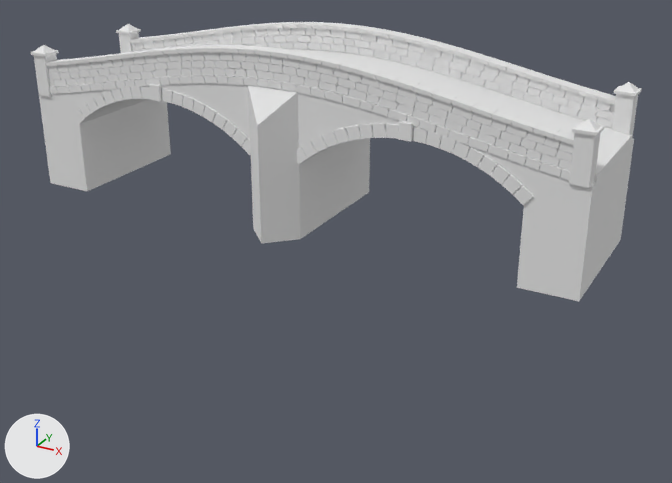
A saved change to the glTF model GameClient/ArtSource/Silverbrook/RiverBridge/SilverbrookRiverBridge.glb.
The view is the same before and after, from a 50 mm lens placed at (16.8, -28.8, 9.2), pointed at (1.0, -0.1, -5.1). Arrows for +X, +Y and +Z are at lower left; the lights stay in place. The first picture is the older version. Vertices at exactly the same position are counted once.

Before the edit, the objects in view are built like this:
```python
me_sm_sbriverbridge_deck = bpy.data.meshes.new('SM_SBRiverBridge_Deck')
me_sm_sbriverbridge_deck.from_pydata(...)  # 979 vertices, 1940 faces; spans x -11.0..11.0, y -2.2..2.2, z -0.2..1.7
me_sm_sbriverbridge_deck.materials.append(mat_sb_riverbridge_paving)
me_sm_sbriverbridge_dressed = bpy.data.meshes.new('SM_SBRiverBridge_Dressed')
me_sm_sbriverbridge_dressed.from_pydata(...)  # 7242 vertices, 12650 faces; spans x -11.0..11.0, y -3.7..3.7, z -4.0..2.6
me_sm_sbriverbridge_dressed.materials.append(mat_sb_riverbridge_dressed)
# before: 1219 (-1.0, -2.7, -4.0) at pixel (253, 228), 1220 (1.0, -2.7, -4.0) at pixel (300, 239), 1221 (0.0, -3.7, -4.0) at pixel (261, 243)
me_sm_sbriverbridge_masonry = bpy.data.meshes.new('SM_SBRiverBridge_Masonry')
me_sm_sbriverbridge_masonry.from_pydata(...)  # 1044 vertices, 2068 faces; spans x -11.0..11.0, y -2.7..2.7, z -4.0..2.5
me_sm_sbriverbridge_masonry.materials.append(mat_sb_riverbridge_masonry)
ob_sm_sbriverbridge_deck = bpy.data.objects.new('SM_SBRiverBridge_Deck', me_sm_sbriverbridge_deck)
ob_sm_sbriverbridge_deck.location = (0.0, 0.0, 0.0)
ob_sm_sbriverbridge_dressed = bpy.data.objects.new('SM_SBRiverBridge_Dressed', me_sm_sbriverbridge_dressed)
ob_sm_sbriverbridge_dressed.location = (0.0, 0.0, 0.0)
ob_sm_sbriverbridge_masonry = bpy.data.objects.new('SM_SBRiverBridge_Masonry', me_sm_sbriverbridge_masonry)
ob_sm_sbriverbridge_masonry.location = (0.0, 0.0, 0.0)
```
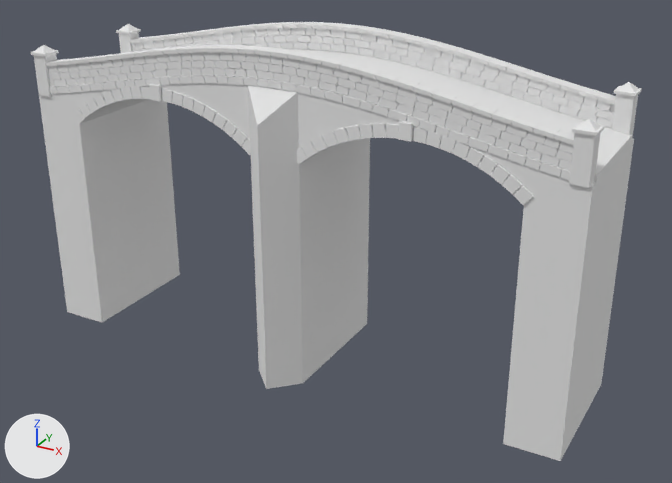
Location of each change, [x1, y1, x2, y2] in pixels of the pictures (672 x 483 px; the box of a moved part takes in the faces that stretch with it):
'SM_SBRiverBridge_Masonry', reshaped: before [39, 83, 634, 301]; after [39, 83, 634, 461]
'SM_SBRiverBridge_Dressed', reshaped (65% taller): before [31, 22, 642, 244]; after [31, 22, 642, 389]
part 1 of me_sm_sbriverbridge_masonry, moved or reshaped: before [39, 92, 171, 191]; after [39, 92, 180, 322]
part 2 of me_sm_sbriverbridge_masonry, moved or reshaped: before [299, 138, 370, 239]; after [299, 138, 370, 383]
part 3 of me_sm_sbriverbridge_masonry, moved or reshaped: before [517, 139, 634, 301]; after [503, 139, 634, 461]
part 4 of me_sm_sbriverbridge_dressed, moved or reshaped: before [249, 115, 300, 244]; after [249, 115, 303, 389]

The change, as a list of edits to the scene's bpy script:
```text
Change me_sm_sbriverbridge_masonry:
    used by ob_sm_sbriverbridge_masonry; location = (0.0, 0.0, 0.0)
    remove me_sm_sbriverbridge_masonry.from_pydata(...)  # 1044 vertices, 2068 faces; spans x -11.0..11.0, y -2.7..2.7, z -4.0..2.5
    add me_sm_sbriverbridge_masonry.from_pydata(...)  # 1044 vertices, 2068 faces; spans x -11.0..11.0, y -2.7..2.7, z -10.0..2.5
    me_sm_sbriverbridge_masonry part 1: all 18 vertices in x -11.0..-9.0, y -2.7..2.7, z -4.0 are moved by (0.0, 0.0, -6.0)
    me_sm_sbriverbridge_masonry part 2: all 18 vertices in x -1.0..1.0, y -2.7..2.7, z -4.0 are moved by (0.0, 0.0, -6.0)
    me_sm_sbriverbridge_masonry part 3: all 18 vertices in x 9.0..11.0, y -2.7..2.7, z -4.0 are moved by (0.0, 0.0, -6.0)
Change me_sm_sbriverbridge_dressed:
    used by ob_sm_sbriverbridge_dressed; location = (0.0, 0.0, 0.0)
    remove me_sm_sbriverbridge_dressed.from_pydata(...)  # 7242 vertices, 12650 faces; spans x -11.0..11.0, y -3.7..3.7, z -4.0..2.6
    add me_sm_sbriverbridge_dressed.from_pydata(...)  # 7242 vertices, 12650 faces; spans x -11.0..11.0, y -3.7..3.7, z -10.0..2.6
    me_sm_sbriverbridge_dressed part 4
    add for i in [1219, 1220, 1221]: me_sm_sbriverbridge_dressed.vertices[i].co += Vector((0.0, 0.0, -6.0))
    other edits to the shape of me_sm_sbriverbridge_dressed do not show in these pictures
```
